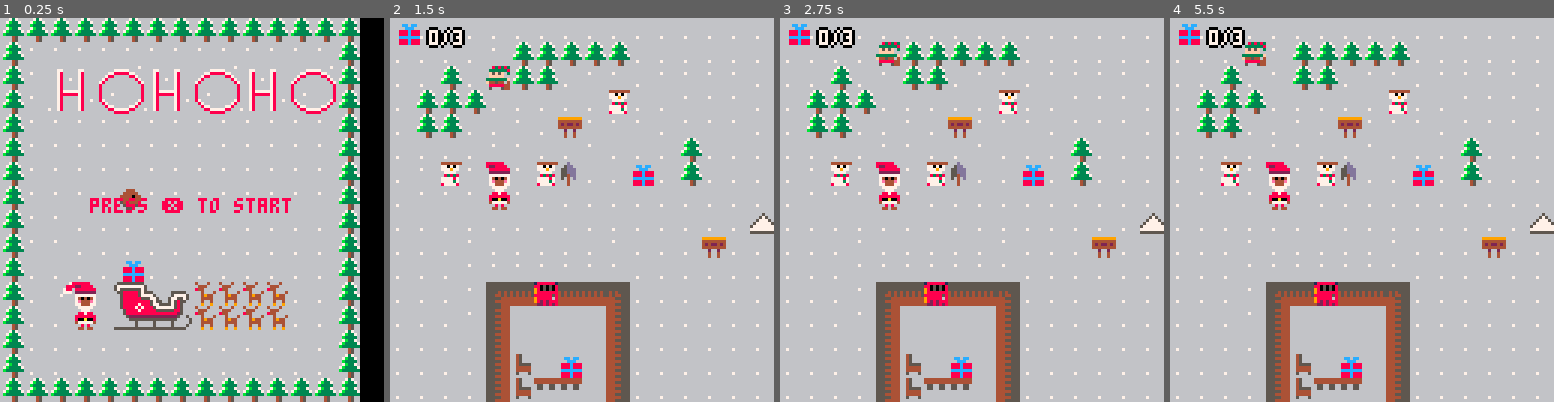
Above: before the commit, frames 1-4 (left to right).
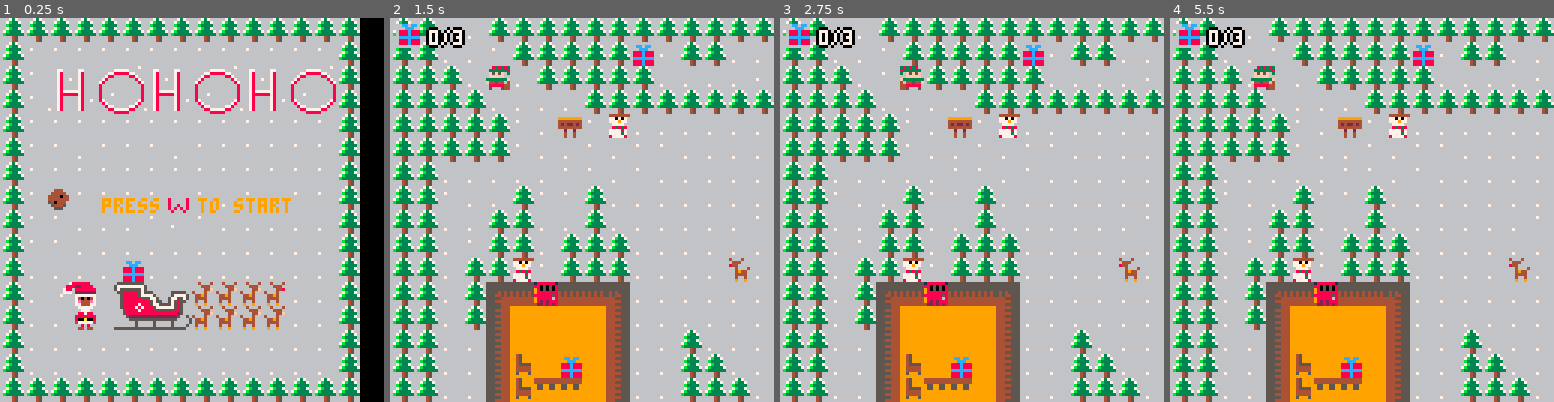
Above: after the commit, the same moments.

Repository: Tiki102/HOHOHO
Game: PICO-8 cartridge hohoho.p8
The game is run twice, just before and just after one commit, with the same random seed, the same clock (stepped at 60 frames per second) and the same inputs.
Inputs:
- Up to frame 1 (0.25 s): no input
- Up to frame 2 (1.5 s): tap X (X key) at 0.33, 1.07 s; tap O (Z key) at 0.7 s
- Up to frame 3 (2.75 s): hold Right 1.6-2.1 s; tap O (Z key) at 1.7, 2.1, 2.5 s; tap X (X key) at 1.85 s; hold Up 2.15-2.42 s; hold Right from 2.47 s (still down)
- Up to frame 4 (5.5 s): tap O (Z key) every 0.4 s from 2.9 to 5.3 s; tap X (X key) at 2.97, 4.08, 5.2 s; release Right at 3.03 s; hold Left 3.08-3.58 s; hold Down 3.63-3.97 s; hold Right 4.02-4.68 s; hold Up 4.73-5.03 s; hold Left from 5.08 s (still down)

The runs differ from the first frame. In frame 1, 3.1% of the frame differs, in the area x 12-76%, y 32-82%; in frame 2, 28%; in frame 3, 28%; in frame 4, 28%, in the area x 0-100%, y 0-100%.

Commit message:
MAJ de felikarina: ajout page d'accueil, musique, fluidité des mouvements du personnage, animations et textes ...

Diff:
--- a/hohoho.p8
+++ b/hohoho.p8
@@ -4,11 +4,14 @@
 --hohoho
 --cree par gigi, tijana et karina
 --avec la legere contribution de
---tom & chichi
+--tom,philippe & chichi
 
 function init_game()
+	music(0)
 	create_player()
 	init_msg()
+	deer=false
+	snow=false
 end
 
 function update_game()
@@ -17,6 +20,10 @@
  end
  update_camera()
  update_msg()
+ if btn(❎) then
+ deer=false
+ snow=false
+ end
 end
 
 function draw_game()
@@ -25,6 +32,12 @@
 	draw_player()
 	draw_msg()
 	draw_ui()
+	if deer==true then
+	anime_deer()
+	end
+	if snow==true then
+	anime_snow()
+	end
 end
 -->8
 --player
@@ -37,6 +50,9 @@
 	 key=0,
 		x=4,
 		y=2,
+		ox=0,oy=0,
+		start_ox=0,start_oy=0,
+		anim_t=0,
 		sprite=00
 	}
 end
@@ -45,24 +61,53 @@
 
  newx=p.x
  newy=p.y
-
-	if (btnp(➡️)) newx+=1
-	if (btnp(⬅️)) newx-=1
-	if (btnp(⬇️)) newy+=1
-	if (btnp(⬆️)) newy-=1
+	if p.anim_t==0 then
+		if btn(➡️) then
+		 newx+=1
+		 newox=-8
+		 newoy=0
+		 p.flip=true
+		elseif btn(⬅️) then
+		 newx-=1
+		 newox=8
+		 newoy=0
+		 p.flip=false
+		elseif btn(⬇️) then
+		 newy+=1
+		 newox=0
+		 newoy=-8
+		elseif btn(⬆️) then
+		 newy-=1
+			newox=0
+			newoy=8
+		end
+	end
 
 	interact(newx,newy)
 
-	if not check_flag(0,newx,newy) then
+	if not check_flag(0,newx,newy)
+	and (p.x!=newx or p.y!=newy) then
 		p.x=mid(0,newx,20)
 		p.y=mid(0,newy,20)
+		p.start_ox=newox
+		p.start_oy=newoy
+		p.anim_t=1
+	end
+--animtion
+	p.anim_t=max(p.anim_t-0.125,0)
+	p.ox=p.start_ox*p.anim_t
+	p.oy=p.start_oy*p.anim_t
+
+	if p.anim_t>=0.5 then
+		p.sprite=16
 	else
-		sfx(0)
+		p.sprite=0
 	end
 end
 
 function draw_player()
-	spr(p.sprite,p.x*8,p.y*8)
+	spr(p.sprite,p.x*8+p.ox,p.y*8+p.oy,
+	1,1,p.flip)
 end
 
 
@@ -84,12 +129,18 @@
   open_door(x,y)
  elseif check_flag(5,x,y)
   and p.key==0 then
-  create_msg("porte","oh non, c'est ferme !\n si seulement j'avais une clef...")
- --messages
+  create_msg("porte","oh non, c'est ferme !\nsi seulement j'avais une clef...")
+		sfx(0)
+--messages
  elseif x==7 and y==4 then
- 	create_msg("panneau","aide tincelle a retrouver les \ncardeaux perdus par papa noel")
- elseif x==13 and y==9 then
- create_msg("panneau","le chemin est bloque comment\nfaire pour le deblayer?")
+ 	create_msg("panneau",
+ 	"aide tincelle a trouver les 3 \ncardeaux perdus par papa noel.")
+ elseif x==16 and y==15 then
+ 	create_msg("panneau",
+ 	"le chemin est bloque comment\nfaire pour le deblayer?")
+ elseif x==15 and y==17 and p.gift==3 or x==15 and y==18 and p.gift==3 then
+ 	create_msg("papa noel",
+ 	"bravooo, tu as gagne!")
  end
 end
 
@@ -106,9 +157,9 @@
 end
 
 function update_camera()
-	local camx=mid(0,p.x-7.5,20-15)
-	local camy=mid(0,p.y-7.5,20-15)
-	camera(camx*8,camy*8)
+	camx=mid(0,(p.x-7.5)*8+p.ox,(20-15)*8)
+	camy=mid(0,(p.y-7.5)*8+p.oy,(20-15)*8)
+	camera(camx,camy)
 end
 
 function next_tile(x,y)
@@ -117,6 +168,12 @@
  sfx(1)
 end
 
+function new_next_tile(x,y)
+ local sprite=mget(x,y)
+ mset(x,y,sprite+2)
+ sfx(1)
+end
+
 
 
 function pick_up_gift(x,y)
@@ -127,7 +184,6 @@
 function open_door(x,y)
  next_tile(x,y)
  p.key-=1
- sfx()
 end
 
 function pick_up_key(x,y)
@@ -142,10 +198,13 @@
 
 function feed_the_deer(x,y)
 	if p.candy==0 then
- 	create_msg("rodolphe","j'ai faim !\nas tu quelque chose pour moi ?")
+ 	create_msg("rodolphe",
+ 	"j'ai faim!\nas tu quelque chose pour moi?")
  elseif p.candy>0 then
+ 	deer=true
 	 create_msg(
-"rodolphe","merci ! voici une clef")
+		"rodolphe",
+		"merci ! voici une clef.")
  	next_tile(x,y)
  	p.candy-=1
  end
@@ -154,13 +213,21 @@
 function pick_up_shovel(x,y)
  next_tile(x,y)
  p.shovel+=1
+ create_msg("bonhomme de neige",
+ "hey! voleur de pelle!")
+ snow=true
 end
 
 function pile_of_snow(x,y)
 	if p.shovel>0 then
-		newx=p.x
-		newy=p.y
-		next_tile(x,y)
+	 if x==19 and y==15 then
+	 create_msg("tas de neige",
+	 "oh! un cadeau etait enseveli!")
+			next_tile(x,y)
+		else
+			new_next_tile(x,y)
+  end
+ else sfx(0)
 	end
 end
 -->8
@@ -178,11 +245,24 @@
 
 function draw_msg()
 	if messages[1] then
+		camera()
 	 local y=100
 	 rectfill(7,y,11+#msg_title*4,y+7,2)
 	 print(msg_title,10,y+2,9)
 
 	 rectfill(3,y+8,124,y+24,4)
+	 rect(3,y+8,124,y+24,2)
+  print(messages[1],6,y+11,15)
+	end
+end
+
+function draw_msg2()
+	if messages[1] then
+	 local y=100
+	 rectfill(7,y,11+#msg_title*4,y+7,2)
+	 print(msg_title,10,y+2,9)
+
+	 rectfill(3,y+8,124,y+24,4)
 	 rect(3,y+8,124,y+24,4)
   print(messages[1],6,y+11,15)
 	end
@@ -211,13 +291,20 @@
 
 -----------menu -------------------
 
- function init_menu()
-  _update = update_menu
-  _draw = draw_menu
- end
-
- function update_menu()
- if btnp(❎) then
+function init_menu()
+ _update = update_menu
+ _draw = draw_menu
+ init_msg()
+ text_timer=0
+end
+
+function update_menu()
+text_timer+=0.5
+update_msg()
+ if btnp(🅾️) then
+ create_msg("bienvenue",
+ "aide le lutin a retouver\nles cadeaux egares.(press ❎)")
+ elseif btnp(❎) then
   _init = init_game()
   _update = update_game
   _draw = draw_game
@@ -225,12 +312,20 @@
 end
 
 function draw_menu()
-cls()
-map(113.5,0,0,0)
-print ("press ❎ to start",30,60,8)
-end
-
-
+	animate_menu()
+	cls()
+	map(113.5,0,0,0)
+	print(" press   to start",30,60,col)
+	sspr(sspr_x,40,16,16,54,80)
+	draw_msg()
+end
+
+function animate_menu()
+		if text_timer%8>4 then
+						 col=10  sspr_x=88
+		else col=9			sspr_x=104
+		end
+end
 
 
 -->8
@@ -249,6 +344,130 @@
  print(text,x,y,7)
 end
 
+function anime_deer()
+		spr(192+(time()*2)%2,50,50)
+		spr(194+(time()*2)%2,58,50)
+		spr(196+(time()*2)%2,66,50)
+		spr(198+(time()*2)%2,74,50)
+
+		spr(208+(time()*2)%2,50,58)
+		spr(210+(time()*2)%2,58,58)
+		spr(212+(time()*2)%2,66,58)
+		spr(214+(time()*2)%2,74,58)
+
+		spr(224+(time()*2)%2,50,66)
+		spr(226+(time()*2)%2,58,66)
+		spr(228+(time()*2)%2,66,66)
+		spr(230+(time()*2)%2,74,66)
+
+		spr(240+(time()*2)%2,50,74)
+		spr(242+(time()*2)%2,58,74)
+		spr(244+(time()*2)%2,66,74)
+		spr(246+(time()*2)%2,74,74)
+end
+
+function anime_snow()
+		spr(128+(time()*2)%2,50,50)
+		spr(130+(time()*2)%2,58,50)
+		spr(132+(time()*2)%2,66,50)
+		spr(134+(time()*2)%2,74,50)
+
+		spr(144+(time()*2)%2,50,58)
+		spr(146+(time()*2)%2,58,58)
+		spr(148+(time()*2)%2,66,58)
+		spr(150+(time()*2)%2,74,58)
+
+		spr(160+(time()*2)%2,50,66)
+		spr(162+(time()*2)%2,58,66)
+		spr(164+(time()*2)%2,66,66)
+		spr(166+(time()*2)%2,74,66)
+
+		spr(176+(time()*2)%2,50,74)
+		spr(178+(time()*2)%2,58,74)
+		spr(180+(time()*2)%2,66,74)
+		spr(182+(time()*2)%2,74,74)
+end
+…(81 lines of a section not shown)…
 
 
 
@@ -298,37 +517,37 @@
 
 
 __gff__
-0000010100030001010101051100010000000108002100010100004000810300010101000000000101000000000000000001050404000001010000000000000000040004040000000000000000000000000404040400000000000000000000000004040404000000000000000000000000000000000000000000000000000000
+0000010100030001010101051100010000000008002100010100004000810300010101010101010101000000000000000001050101010001010000000000030000040004040000000000000000000000000404040400000000000000000000000004040404000000000000000000000000000000000000000000000000000000
 0000000000000000000000000000000000000000000000000000000000000000000000000000000000000000000000000000000000000000000000000000000000000000000000000000000000000000000000000000000000000000000000000000000000000000000000000000000000000000000000000000000000000000
 __map__
-0101010101010101010101010101010101010101011010101010101010101010101010100000000000000000000000000000000000000000000000000000000000000000000000000000000000000000000000000000000000000000000000000000000000000301010101010101010101030303030303030303030303030303
-0101010104030303030301010101010101010101011010101010101010101010101010100000000000000000000000000000000000000000000000000000000000000000000000000000000000000000000000000000000000000000000000000000000000000301010101010101010101030404040404040404040404040403
-0101030104030301040401040404040101010101011010101010101010101010101010100000000000000000000000000000000000000000000000000000000000000000000000000000000000000000000000000000000000000000000000000000000000000301010101010101010101030440414243404142434041424303
-0103030301010101010201010404040101010101011010101010101010101010101010100000000000000000000000000000000000000000000000000000000000000000000000000000000000000000000000000000000000000000000000000000000000000301010101010101010101030450515253505152535051525303
-010303010104010e040404010404040101010101011010101010101010101010101010100000000000000000000000000000000000000000000000000000000000000000000000000000000000000000000000000000000000000000000000000000000000000101010101010101010101030404040404040404040404040403
-0101010104040101040101010301010101010101011010101010101010101010101010100000000000000000000000000000000000000000000000000000000000000000000000000000000000000000000000000000000000000000000000000000000000000101010101010101010101030404040404040404040404040403
-010402042104021b010105010301010101010101011010101010101010101010101010100000000000000000000000000000000000000000000000000000000000000000000000000000000000000000000000000000000000000000000000000000000000000101010101010101010101030404040404040404040404040403
-0104040431040101010101010101010101010101011010101010101010101c1c101010100000000000000000000000000000000000000000000000000000000000000000000000000000000000000000000000000000000000000000000000000000000000000101010101010101010101030404040411040404040404040403
-0101010101010101010101010101011d0101010101101010101010101c1c1c1c101010100000000000000000000000000000000000000000000000000000000000000000000000000000000000000000000000000000000000000000000000000000000000000101010101010101010101030404010101010101010101010103
-010101040101010101040101010e01010101010101101010101010101c1c1c10101010100000000000000000000000000000000000000000000000000000000000000000000000000000000000000000000000000000000000000000000000000000000000000101010101010101010101030404010101010101010101010103
-010101040404040404040101010101010401010101101010101010101c1c1010101010100000000000000000000000000000000000000000000000000000000000000000000000000000000000000000000000000000000000000000000000000000000000000101010101010101010101030101010105010101010101010103
-01010104270a150a0a280101010101010101010101101010101010101c10101022101010000000000000000000000000000000000000000000000000000000000000000000000000000000000000000000000000000000000000000000000000000000000000010101010101010101010103012021222324250b0b0b0b010103
-010101040906060606070101010101010101010101101010101010101c10102222101010000010101010000000000000000000000000000000000000000000000000000000000000000000000000000000000000000000000000000000000000000000000000010101010101010101010103010131323334350b0b0b0b010103
-010101010906060606070101010101010101010101101010101010101c101010101010101010101010000000000000000000000000000000000000000000000000000000000000000000000000000000000000000000000000000000000000000000000000000101010101010101010101030101010101010101010101010103
-0101010109180605060701010101010101010101011010101010101010102222101010101010100000000000000000000000000000000000000000000000000000000000000000000000000000000000000000000000000000000000000000000000000000000101010101010101010101030101010101010101010101010103
-0101010109181717060701010101010101130101011010101010101010101010101010100000000000000000000000000000000000000000000000000000000000000000000000000000000000000000000000000000000000000000000000000000000000000101010101010101010101030303030303030303030303030303
-0101010137080808083801010101010101010101011010100000000000000000000000000000000000000000000000000000000000000000000000000000000000000000000000000000000000000000000000000000000000000000000000000000000000000101010101010101010101010101010101010101010101010101
-0101010101010101010101010104010101010101011010100010000000000000000000000000000000000000000000000000000000000000000000000000000000000000000000000000000000000000000000000000000000000000000000000000000000000101010101010101010101010101010101010101010101010101
-0101010101010101010101010101010101010101011010101010000000000000000000000000000000000000000000000000000000000000000000000000000000000000000000000000000000000000000000000000000000000000000000000000000000000101010101010101010101010101010101010101010101010103
-010101010101010b010101010101010101010101011010100000000000000000000000000000000000000000000000000000000000000000000000000000000000000000000000000000000000000000000000000000000000000000000000000000000000000101010101010101010101010101010101010101010101010103
-0101010101010101010101010101010101010101011010100000000000000000000000000000000000000000000000000000000000000000000000000000000000000000000000000000000000000000000000000000000000000000000000000000000000000101010101010101010101010101010101010101010101010103
-…(10 lines of a section not shown)…
+0303010103030303030303030303030303030303031010101010101010101010101010100000000000000000000000000000000000000000000000000000000000000000000000000000000000000000000000000000000000000000000000000000000000000101010101010101010101030303030303030303030303030303
+03030101040303030303051f0303010101010103031010101010101010101010101010100000000000000000000000000000000000000000000000000000000000000000000000000000000000000000000000000000000000000000000000000000000000000101010101010101010101030404040404040404040404040403
+0303030104010303030303010101011f03010101031010101010101010101010101010100000000000000000000000000000000000000000000000000000000000000000000000000000000000000000000000000000000000000000000000000000000000000101010101010101010101030440414243404142434041424303
+0303030301010101030303030303030302010103031010101010101010101010101010100000000000000000000000000000000000000000000000000000000000000000000000000000000000000000000000000000000000000000000000000000000000000101010101010101010101030450515253505152535051525303
+030303030304010e040201010101010101010303031010101010101010101010101010100000000000000000000000000000000000000000000000000000000000000000000000000000000000000000000000000000000000000000000000000000000000000101010101010101010101030404040404040404040404040403
+0303030303040101040104040101010101010303011010101010101010101010101010100000000000000000000000000000000000000000000000000000000000000000000000000000000000000000000000000000000000000000000000000000000000000101010101010101010101030404010404040104040404040403
+0303010101010104040104010101010101030301121010101010101010101010101010100000000000000000000000000000000000000000000000000000000000000000000000000000000000000000000000000000000000000000000000000000000000000101010101010101010101030404040404040404040404040403
+0303040101030404030101010101010103031212121010101010101010101010101010100000000000000000000000000000000000000000000000000000000000000000000000000000000000000000000000000000000000000000000000000000000000000101010101010101010101030411040404044504010401040403
+0303010103030101030101010101010404121212121010101010101010101010101010100000000000000000000000000000000000000000000000000000000000000000000000000000000000000000000000000000000000000000000000000000000000000101010101010101010101030404010101045504010101010103
+0303010403030103030301010101010104011212121010101010101010101010101010100000000000000000000000000000000000000000000000000000000000000000000000000000000000000000000000000000000000000000000000000000000000000101010101010101010101030404010101010101010101010103
+03030103030204030303010101010b0103030312011010101010101010101010101010100000000000000000000000000000000000000000000000000000000000000000000000000000000000000000000000000000000000000000000000000000000000000101010101010101010101030101010105010101010101010103
+03030103270a150a0a2801010101010101030303031010101010101010101010101010100000000000000000000000000000000000000000000000000000000000000000000000000000000000000000000000000000000000000000000000000000000000000101010101010101010101030120212223242526262636010103
+03030103093d3d3d3d0701010101010101010303031010101010101010101010101010100000101010100000000000000000000000000000000000000000000000000000000000000000000000000000000000000000000000000000000000000000000000000101010101010101010101030101313233343526262626010103
+03030101093d3d3d3d0701010301010101010101031010101010101010101010101010101010101010000000000000000000000000000000000000000000000000000000000000000000000000000000000000000000000000000000000000000000000000000101010101010101010101030101010101010101010101010103
+0303010109183d3e3d0701010303010101010101012c10101010101010101010101010101010100000000000000000000000000000000000000000000000000000000000000000000000000000000000000000000000000000000000000000000000000000000101010101010101010101030101010101010101010101010103
+03030101091817173d070101030303010e1d1d1d1d1010101010101010101010101010100000000000000000000000000000000000000000000000000000000000000000000000000000000000000000000000000000000000000000000000000000000000000101010101010101010101030303030303030303030303030303
+0303030337080808083801010303030303030103031010100000000000000000000000000000000000000000000000000000000000000000000000000000000000000000000000000000000000000000000000000000000000000000000000000000000000000101010101010101010101010101010101010101010101010101
+0303030301010101010101010303202101010103031010100010000000000000000000000000000000000000000000000000000000000000000000000000000000000000000000000000000000000000000000000000000000000000000000000000000000000101010101010101010101010101010101010101010101010101
+0313030101010101010101010303113101010303031010101010000000000000000000000000000000000000000000000000000000000000000000000000000000000000000000000000000000000000000000000000000000000000000000000000000000000101010101010101010101010101010101010101010101010103
+0301010101010101010101010403232425262626011010100000000000000000000000000000000000000000000000000000000000000000000000000000000000000000000000000000000000000000000000000000000000000000000000000000000000000101010101010101010101010101010101010101010101010103
+0303030101010101010101021b03333435262626261010100000000000000000000000000000000000000000000000000000000000000000000000000000000000000000000000000000000000000000000000000000000000000000000000000000000000000101010101010101010101010101010101010101010101010103
+…(10 lines of a section not shown)…
Not shown, changed: 128 lines of the sprite sheet (__gfx__) section of hohoho.p8
Not shown, changed: the music (__music__) section of hohoho.p8
Not shown, changed: the sound effects (__sfx__) section of hohoho.p8
